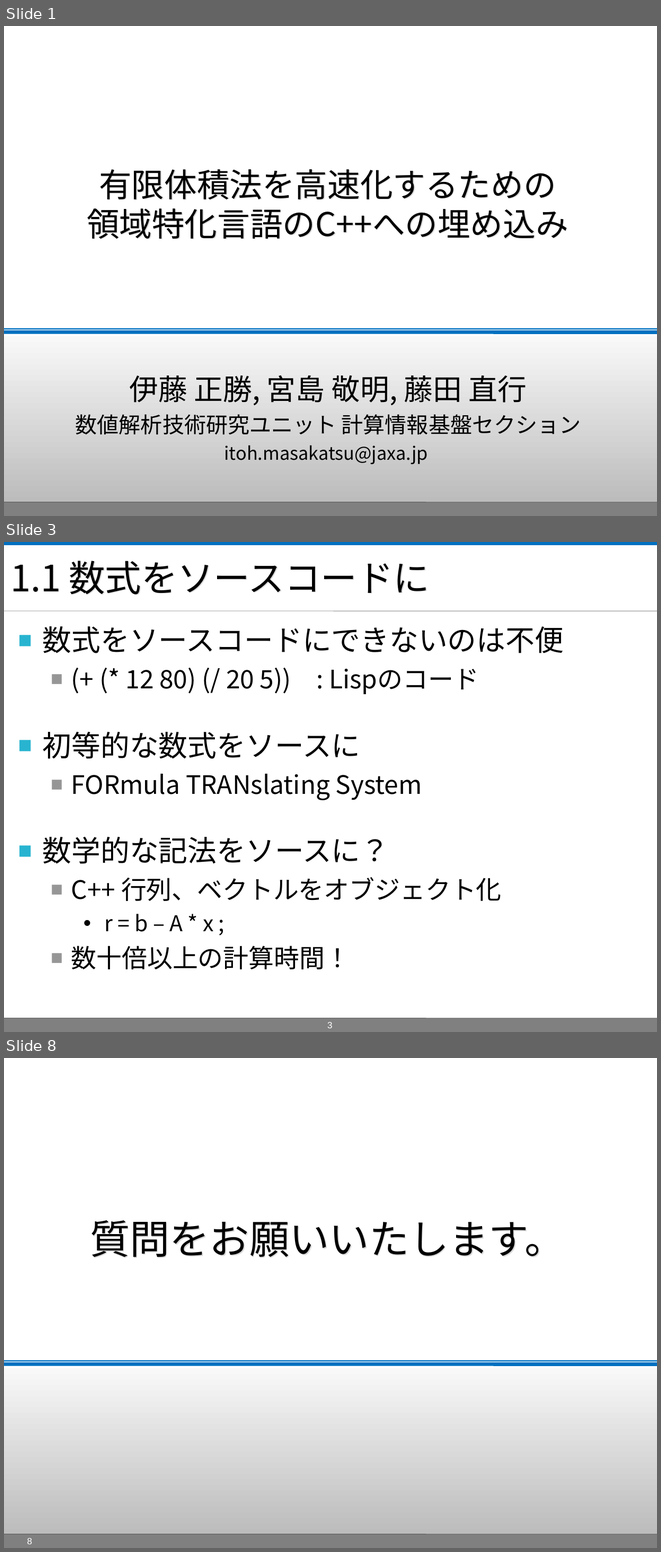
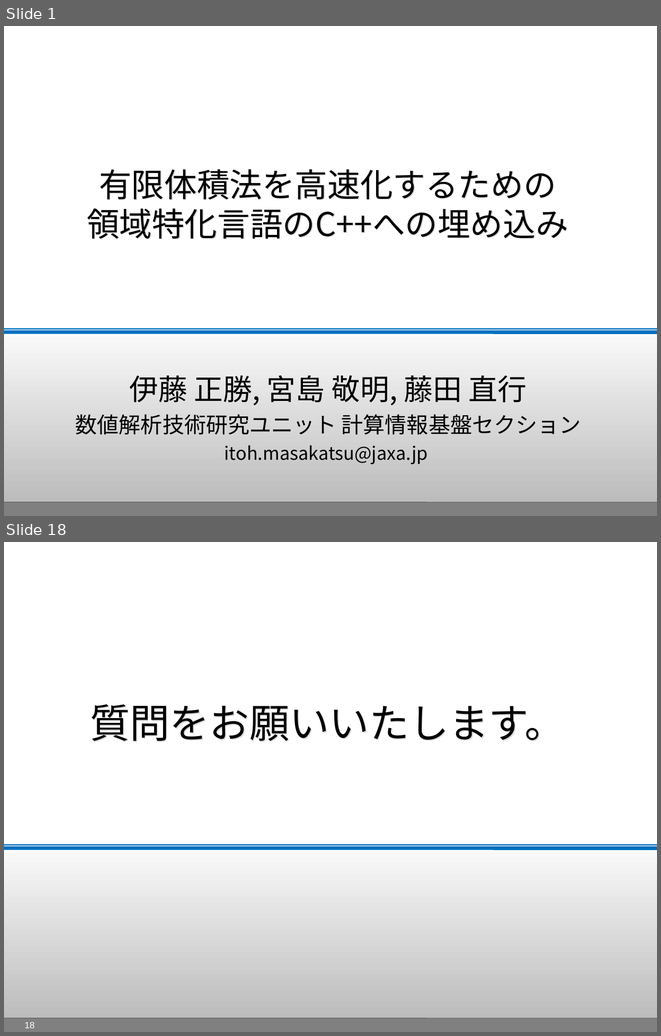
Before and after one commit to masa-ito/ProtoToPoisson, a slide deck: doc/第57回プログラミング・シンポジウム/presentationAtJaxaOn10Dec2015/ProtoFVM_PresentationAtJaxaOn10Dec2015.ppt. Shown one above the other, each under a label of ours: slides 1, 3 and 8 before the commit, slides 1 and 18 after it; the slides between them are not shown. The pictures are 661x1552 and 661x1036 pixels, drawn with LibreOffice and Linux fonts; fonts in the diff are those of the drawing; background and template pictures are left out. Boxes give left, top, right and bottom in pixels: in the first picture for what was removed or moved away, otherwise in the second. Text is boxed around its words. In the diff, an @@ line names an element or a change of style, - is before the commit and + after.

```diff
--- a/doc/第57回プログラミング・シンポジウム/presentationAtJaxaOn10Dec2015/ProtoFVM_PresentationAtJaxaOn10Dec2015.ppt
+++ b/doc/第57回プログラミング・シンポジウム/presentationAtJaxaOn10Dec2015/ProtoFVM_PresentationAtJaxaOn10Dec2015.ppt
@@ slide 3 removed at [4, 542, 657, 1032], background #FFFFFF; not listed: 3 template elements that a slide beside it also shows @@
@@ rectangle removed at [4, 543, 657, 545] @@
@@ title removed at [10, 561, 429, 594] @@
-1.1 数式をソースコードに
@@ line removed from (4, 611) to (657, 611) @@
@@ text removed at [43, 626, 564, 969] @@
-■ 数式をソースコードにできないのは不便
-  ■ (+ (* 12 80) (/ 20 5)) : Lispのコード
-■ 初等的な数式をソースに
-  ■ FORmula TRANslating System
-■ 数学的な記法をソースに？
-  ■ C++ 行列、ベクトルをオブジェクト化
-    • r = b – A * x ;
-  ■ 数十倍以上の計算時間！
@@ page number removed at [327, 1022, 333, 1028] @@
-3
@@ what was slide 8 is now slide 18 @@
@@ page number at [25, 1022, 35, 1028]: text changed @@
-8
+18
```
Also in this commit, not shown: 4 slides changed, 15 slides added, 2 other slides removed.
